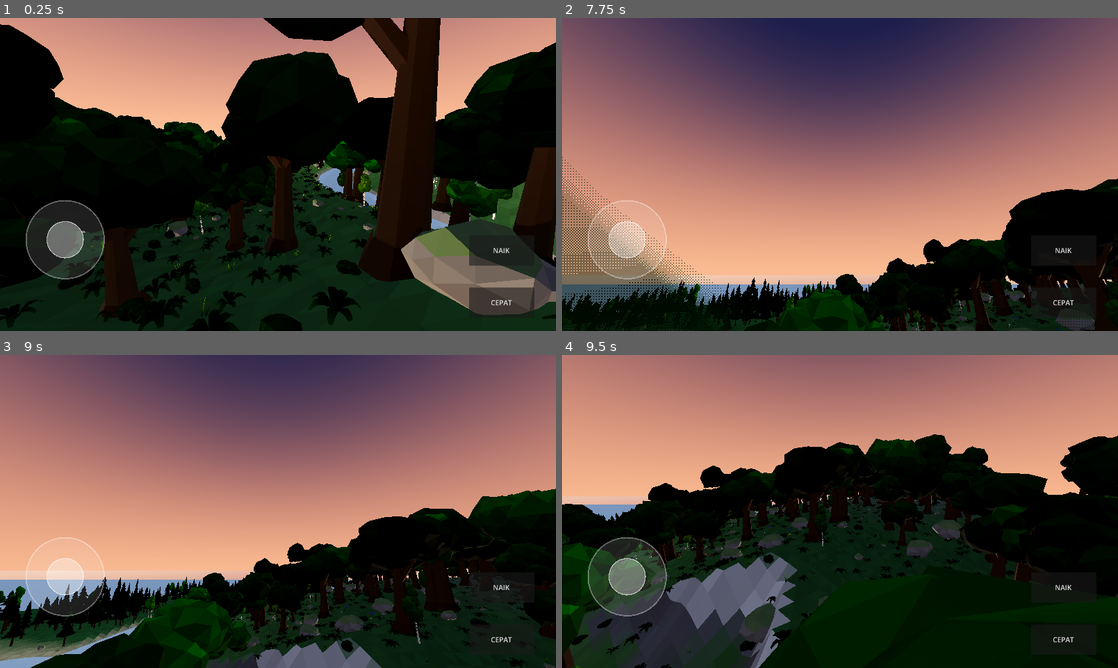
Above: before the commit, frames 1-4 (two rows, left to right).
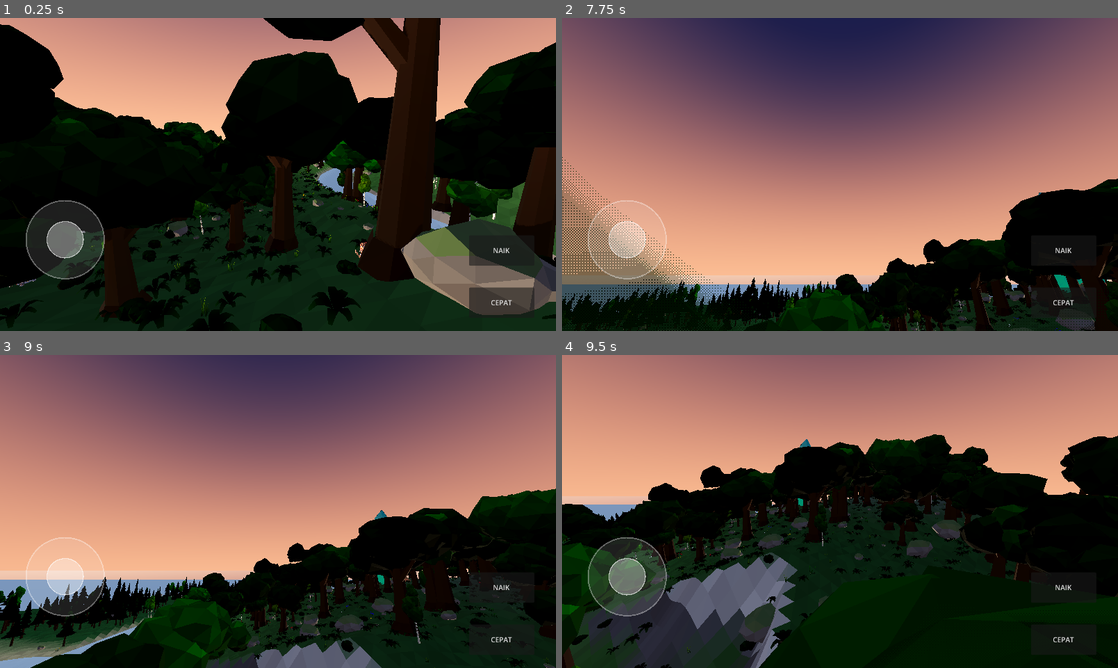
Above: after the commit, the same moments.

Repository: bagus123triga/light-of-kirana
Game: Godot game, scene res://scenes/main.tscn
Same seed, same stepped clock (60 frames per second), same inputs: the game is played once before the commit and once after it.
Inputs (mouse positions are in pixels of both pictures, inside the frame that each line leads up to):
- Up to frame 1 (0.25 s): no input
- Up to frame 2 (7.75 s): click "CEPAT" at 0.5 s; click "NAIK" at 1.25 s; tap Enter at 2, 4.25, 5.75 s; drag from (628, 240) to (895, 105) at 2.02 s; drag from (728, 190) to (812, 237) at 2.77 s; tap Space at 3.5, 5, 5.27, 6.5 s; move the mouse to (895, 105) at 3.52 s; hold Right (ui_right) 3.53-4.25 s; hold Shift 3.53-4.25 s; drag from (812, 237) to (673, 127) at 4.27 s; move the mouse to (1006, 221) at 5.02 s; hold Left (ui_left) 5.03-5.75 s; hold Shift 5.03-5.75 s; drag from (673, 127) to (756, 96) at 5.77 s; move the mouse to (867, 174) at 6.52 s; hold Down (ui_down) 6.53-7.25 s; hold Shift 6.53-7.25 s; click (867, 174) at 6.67 s; drag from (756, 96) to (728, 190) at 7.27 s
- Up to frame 3 (9 s): move the mouse to (400, 495) at 8.02 s; hold Up (ui_up) 8.03-8.75 s; hold Shift 8.03-8.75 s; tap Space at 8.27 s; drag from (166, 527) to (250, 574) at 8.77 s
- Up to frame 4 (9.5 s): no input

The runs differ from the first frame. In frame 1, less than 0.1% of the frame differs, in the area x 1-73%, y 55-93%; in frame 2, 0.1%, in the area x 85-99%, y 55-88%; in frame 3, less than 0.1%; in frame 4, less than 0.1%.

Commit message:
Landmark ala peta referensi: desa, kincir, menara, gua, kuil kristal, jembatan
- KayKit Medieval Hexagon Pack (CC0): rumah, kincir, pasar, menara, tambang, jembatan, gerbang
- Kristal Polygonal Mind CC0: Crystal_Cluster + Small_01 + Base
- scripts/landmarks.gd: 23 landmark di-raycast ke tanah
- Verifikasi: LANDMARKS placed=23 failed=0, WORLD_TEST PASS

Diff:
--- /dev/null
+++ b/scripts/landmarks.gd
@@ -0,0 +1,103 @@
+extends Node3D
+
+## LIGHT OF KIRANA — landmark ala peta referensi Bagus (2026-11-09).
+## Gambar referensi: desa + kincir angin + gua + menara reruntuhan + kuil kristal
+## + dermaga + reruntuhan kuno + gunung salju + air terjun + sungai + jembatan.
+## SEMUA model DICARI (bukan dibuat sendiri, minta Bagus):
+## - KayKit Medieval Hexagon Pack (CC0, gratis): rumah, kincir, pasar, menara,
+##   tambang (gua), sumur, jembatan, gerbang, bendera, tong/peti.
+## - Polygonal Mind CC0 (GitHub): kristal (Crystal_Cluster, Small_01, Base).
+## Penempatan: raycast ke bawah dari y=120 biar nempel tanah (bukan ngambang).
+## Posisi (x, z) diperkirakan dari map_image.png (pulau 512 m, spawn -18,10).
+
+const KAYKIT := "res://assets/models/kaykit"
+const CRYSTAL := "res://assets/models/crystal"
+
+# [path model, posisi x, posisi z, rotasi Y (derajat), skala]
+const LANDMARKS: Array = [
+	# --- Desa (tengah, dekat spawn) ---
+	["buildings/red/building_home_A_red.gltf", -32.0, 22.0, 15.0, 1.0],
+	["buildings/red/building_home_B_red.gltf", -14.0, 32.0, -30.0, 1.0],
+	["buildings/red/building_home_A_red.gltf", 2.0, 18.0, 90.0, 1.0],
+	["buildings/red/building_home_B_red.gltf", 12.0, 30.0, 160.0, 1.0],
+	["buildings/red/building_market_red.gltf", -12.0, 8.0, 0.0, 1.0],
+	["buildings/red/building_well_red.gltf", -20.0, 16.0, 0.0, 1.0],
+	["buildings/red/building_blacksmith_red.gltf", -38.0, 8.0, 45.0, 1.0],
+	["buildings/red/building_tavern_red.gltf", 6.0, 2.0, -60.0, 1.0],
+	["decoration/props/flag_blue.gltf", -12.0, 12.0, 0.0, 1.0],
+	["decoration/props/barrel.gltf", -16.0, 14.0, 0.0, 1.0],
+	["decoration/props/crate_A_small.gltf", -10.0, 14.0, 20.0, 1.0],
+	# --- Kincir angin (bukit timur desa) ---
+	["buildings/red/building_windmill_red.gltf", 60.0, -12.0, 30.0, 1.0],
+	# --- Menara reruntuhan (bukit utara) ---
+	["buildings/red/building_tower_A_red.gltf", -45.0, -105.0, 0.0, 1.0],
+	["buildings/red/building_tower_B_red.gltf", -30.0, -95.0, 40.0, 1.0],
+	# --- Tambang = pintu gua (barat, area batu) ---
+	["buildings/red/building_mine_red.gltf", -145.0, -35.0, 90.0, 1.0],
+	# --- Gerbang reruntuhan kuno (timur) ---
+	["buildings/neutral/wall_straight_gate.gltf", 125.0, 45.0, -90.0, 1.0],
+	["buildings/neutral/wall_straight_gate.gltf", 125.0, 55.0, -90.0, 1.0],
+	# --- Jembatan (di atas sungai, sungai mengalir utara-selatan di tengah) ---
+	["buildings/neutral/building_bridge_A.gltf", 0.0, -45.0, 90.0, 1.0],
+	["buildings/neutral/building_bridge_B.gltf", 8.0, 65.0, 90.0, 1.0],
+	# --- Kuil kristal (barat daya, dekat danau) ---
+	["CRYSTAL_Cluster", -85.0, 95.0, 0.0, 2.0],
+	["CRYSTAL_Small", -80.0, 100.0, 0.0, 1.0],
+	["CRYSTAL_Small", -90.0, 100.0, 0.0, 1.0],
+	["CRYSTAL_Base", -85.0, 90.0, 0.0, 1.5],
+]
+
+
+func _ready() -> void:
+	# Tunggu 1 frame biar collision map ke-load, baru raycast.
+	await get_tree().process_frame
+	await get_tree().process_frame
+	var placed := 0
+	var failed: Array[String] = []
+	for lm in LANDMARKS:
+		var path: String = lm[0]
+		var x: float = lm[1]
+		var z: float = lm[2]
+		var rot_y: float = lm[3]
+		var scale: float = lm[4]
+		var scene: PackedScene
+		if path.begins_with("CRYSTAL"):
+			var fname := ""
+			match path:
+				"CRYSTAL_Cluster":
+					fname = "Crystal_Cluster.glb"
+				"CRYSTAL_Small":
+					fname = "Crystal_Small_01.glb"
+				"CRYSTAL_Base":
+					fname = "Crystal_Base.glb"
+			scene = load(CRYSTAL + "/" + fname)
+		else:
+			scene = load(KAYKIT + "/" + path)
+		if scene == null:
+			failed.append(path)
+			continue
+		var y := _ground_height(x, z)
+		if y < -50.0:
+			failed.append("%s di (%d,%d): tanah tidak ketemu" % [path, int(x), int(z)])
+			continue
+		var node := scene.instantiate()
+		node.position = Vector3(x, y, z)
+		node.rotation_degrees.y = rot_y
+		node.scale = Vector3.ONE * scale
+		add_child(node)
+		placed += 1
+	print("LANDMARKS: placed=%d failed=%d" % [placed, failed.size()])
+	for f in failed:
+		print("  - " + f)
+
+
+func _ground_height(x: float, z: float) -> float:
+	var space := get_world_3d().direct_space_state
+	var query := PhysicsRayQueryParameters3D.create(
+		Vector3(x, 120.0, z), Vector3(x, -10.0, z)
+	)
+	query.collision_mask = 1
+	var hit := space.intersect_ray(query)
+	if hit.is_empty():
+		return -100.0
+	return (hit["position"] as Vector3).y
--- a/scripts/main.gd
+++ b/scripts/main.gd
@@ -11,6 +11,7 @@
 const SkyScript := preload("res://scripts/sky.gd")
 const FlyCameraScript := preload("res://scripts/fly_camera.gd")
 const AmbienceScript := preload("res://scripts/ambience.gd")
+const LandmarksScript := preload("res://scripts/landmarks.gd")
 const MAP_PATH := "res://maps/lf_map/map.tscn"
 const TILES_JSON_PATH := "res://maps/lf_map/tiles.json"
 
@@ -21,6 +22,11 @@
 	var map_instance := map_scene.instantiate()
 	map_instance.name = "LFMap"
 	add_child(map_instance)
+	# Landmark (desa, kincir, menara, gua, kuil kristal, jembatan, gerbang).
+	var landmarks := Node3D.new()
+	landmarks.name = "Landmarks"
+	landmarks.set_script(LandmarksScript)
+	add_child(landmarks)
 	# Langit stylized + siklus hari.
 	var sky := Node3D.new()
 	sky.name = "Sky"
Binary file added: assets/models/crystal/Crystal_Base.glb
Not shown, added: assets/models/crystal/Crystal_Base.glb.import
Binary file added: assets/models/crystal/Crystal_Base_Seam_Sand_Albedo.png
Not shown, added: assets/models/crystal/Crystal_Base_Seam_Sand_Albedo.png.import
Binary file added: assets/models/crystal/Crystal_Cluster.glb
Not shown, added: assets/models/crystal/Crystal_Cluster.glb.import
Binary file added: assets/models/crystal/Crystal_Cluster_Atlas_01_Albedo.png
Not shown, added: assets/models/crystal/Crystal_Cluster_Atlas_01_Albedo.png.import
Binary file added: assets/models/crystal/Crystal_Small_01.glb
Not shown, added: assets/models/crystal/Crystal_Small_01.glb.import
Binary file added: assets/models/crystal/Crystal_Small_01_Atlas_01_Albedo.png
Not shown, added: assets/models/crystal/Crystal_Small_01_Atlas_01_Albedo.png.import
(and 693 more such lines)
